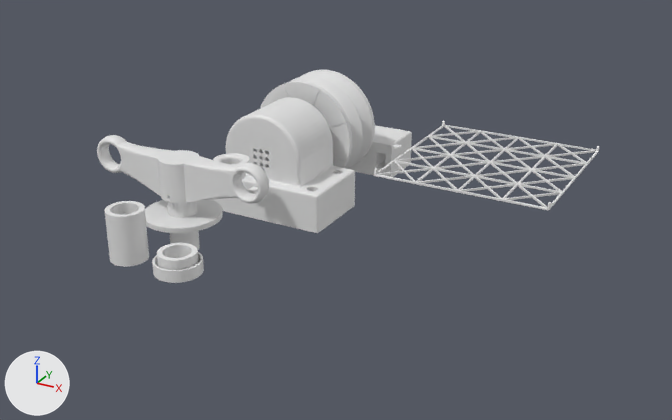
Before and after pictures for a commit that changed the Blender file blender/spider_launcher.blend.
Before and after are seen from a 50 mm camera at (0.545, -0.93, 0.365) aimed at (0.09, -0.103, -0.048). The axes (+X, +Y, +Z) are drawn at lower left. The lights are the same throughout. The older version comes first.

The first picture shows 'platform', 'platform_cable_joint_x2', 'pole_bug_eyes', 'pole_cap_x2', 'pole_spacer_x2', 'pole_top_bracket', 'winch_mount_motor_side', 'winch_mount_non-motor_side_upper', 'winch_wheel' and 3 more.
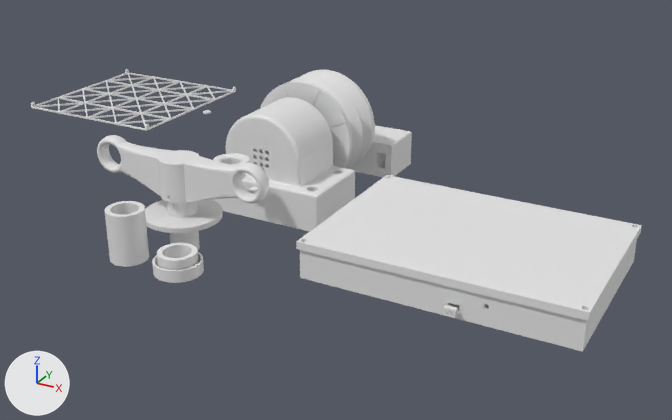
Where the newer file only moved an object's origin or applied its transform, the numbers keep the older frame.

Diff of the bpy script that builds the scene:
```diff
--- a/blender/spider_launcher.blend.py
+++ b/blender/spider_launcher.blend.py
@@ me_plane_005 @@
+me_plane_005.from_pydata(...)  # 1016 vertices, 754 faces; spans x -0.141..0.136, y -0.092..0.103, z 0.027..0.035
@@ me_plane_006 @@
+me_plane_006.from_pydata(...)  # 1024 vertices, 660 faces; spans x -0.00626..0.00626, y -0.00437..0.0044, z -0.0054..0.00004
@@ me_plane_002 @@
+me_plane_002.from_pydata(...)  # 2160 vertices, 1533 faces; spans x -0.139..0.134, y -0.089..0.1, z -0.004..0.03
@@ ob_platform @@
 ob_platform = bpy.data.objects.new('platform', me_plane)
-ob_platform.location = (0.2282, 0.0, -0.001)
+ob_platform.location = (-0.2729, 0.0, -0.001)
 ob_platform.scale = (0.95, 0.95, 1.0)
@@ ob_platform_cable_joint_x2 @@
 ob_platform_cable_joint_x2 = bpy.data.objects.new('platform_cable_joint_x2', me_circle)
-ob_platform_cable_joint_x2.location = (0.1145, 0.0, -0.001)
+ob_platform_cable_joint_x2.location = (-0.1568, 0.0, -0.001)
 ob_platform_cable_joint_x2.rotation_euler = (0.0, 0.0, 4.189)  # degrees (0, 0, 240)
@@ ob_box_lid @@
+ob_box_lid = bpy.data.objects.new('box_lid', me_plane_005)
+ob_box_lid.location = (0.2658, -0.1502, -0.0495)
+ob_box_lid.rotation_euler = (0.0, 0.0, 3.143)  # degrees (0, 0, 180)
@@ ob_box_usb_c_hole_cap @@
+ob_box_usb_c_hole_cap = bpy.data.objects.new('box_usb_c_hole_cap', me_plane_006)
+ob_box_usb_c_hole_cap.location = (0.2891, -0.2544, -0.044)
+ob_box_usb_c_hole_cap.rotation_euler = (1.571, 0.0, 3.143)  # degrees (90, 0, 180)
@@ ob_box @@
+ob_box = bpy.data.objects.new('box', me_plane_002)
+ob_box.location = (0.2658, -0.1502, -0.0495)
+ob_box.rotation_euler = (0.0, 0.0, 3.143)  # degrees (0, 0, 180)
```

Pixel boxes [x1, y1, x2, y2] of what changed, in the pictures (672 x 420 px):
'box_lid', added
    after: [296, 175, 642, 321]
'box', added
    after: [300, 240, 637, 352]
'platform', moved
    before: [374, 121, 599, 210]
    after: [31, 69, 236, 131]
'box_usb_c_hole_cap', added
    after: [443, 305, 458, 318]
'platform_cable_joint_x2', moved
    before: [393, 144, 402, 149]
    after: [203, 110, 211, 114]
